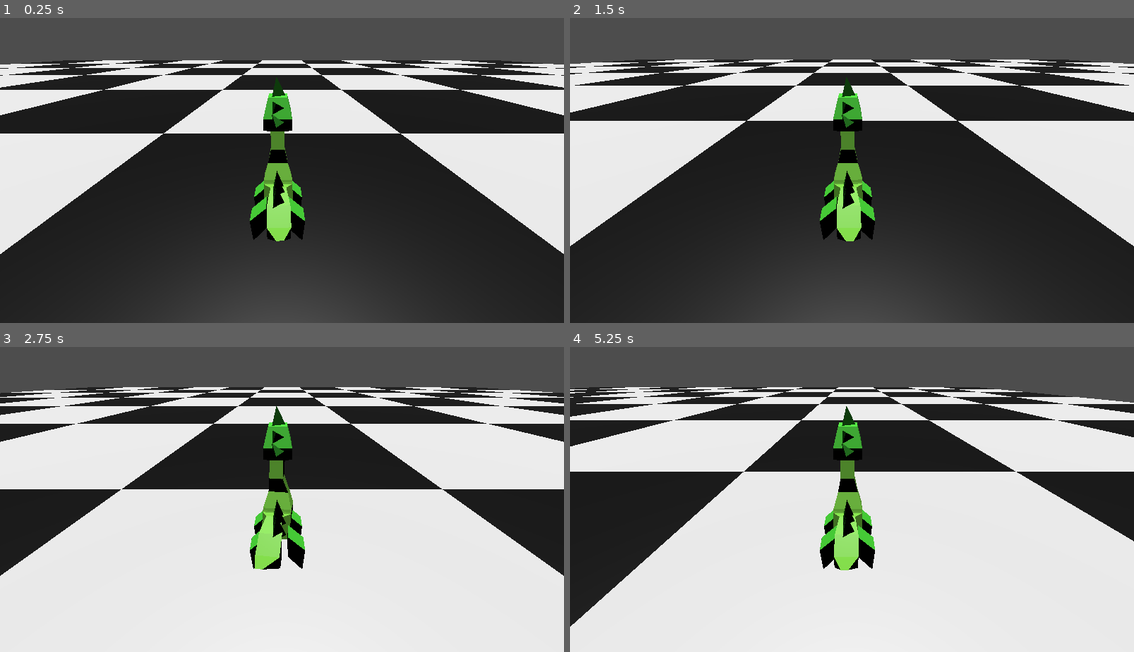
Above: before the commit, frames 1-4 (two rows, left to right).
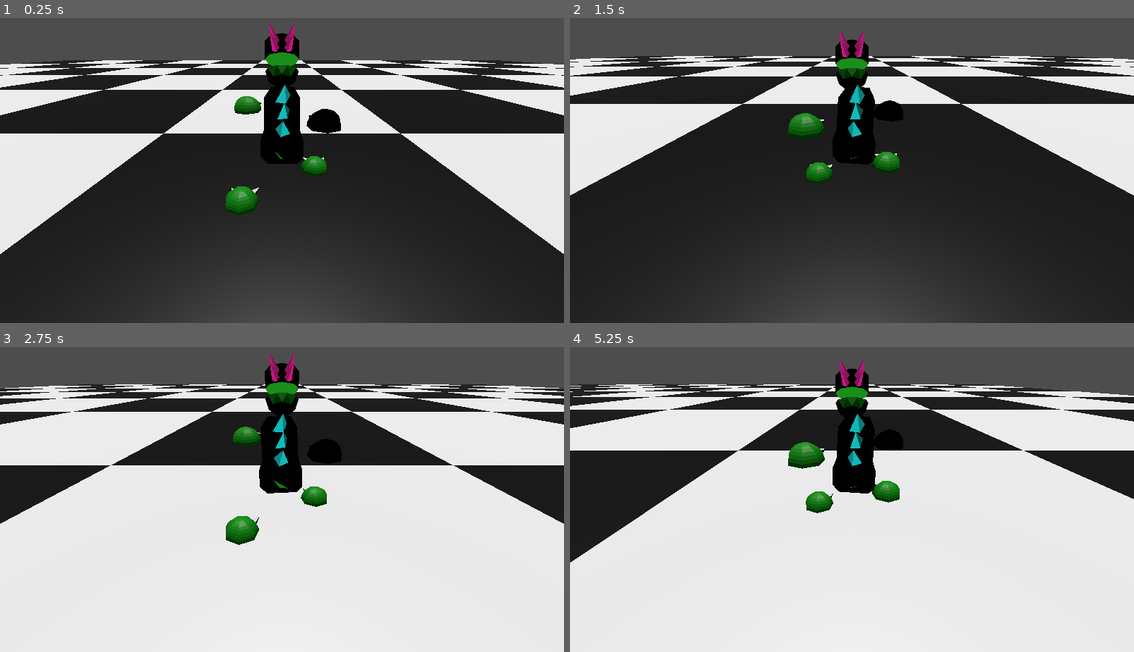
Above: after the commit, the same moments.

Repository: bazylevnik0/dinokid
Game: Godot game, scene res://land.tscn
The game is run twice, just before and just after one commit, with the same random seed, the same clock (stepped at 60 frames per second) and the same inputs.
Inputs:
- Up to frame 1 (0.25 s): no input
- Up to frame 2 (1.5 s): hold Right (move_right) 0.53-1.28 s; tap Z (key_a) at 0.6 s; tap Space (jump) at 0.77 s; hold Down (move_backward) from 1.28 s (still down); tap X (key_b) at 1.35 s
- Up to frame 3 (2.75 s): tap Space (jump) at 1.52 s; release Down (move_backward) at 2.03 s; hold Right (move_right) from 2.03 s (still down); tap Z (key_a) at 2.1 s
- Up to frame 4 (5.25 s): release Right (move_right) at 2.78 s; hold Up (move_forward) 2.78-3.53 s; tap X (key_b) at 2.85, 4.35 s; tap Space (jump) at 3.02, 3.77, 4.52 s; hold Left (move_left) 3.53-5.03 s; tap Z (key_a) at 3.6, 5.1 s; hold Down (move_backward) from 5.03 s (still down)

The runs differ from the first frame. In frame 1, 5.5% of the frame differs, in the area x 40-61%, y 1-74%; in frame 2, 23%; in frame 3, 25%, in the area x 0-100%, y 1-76%; in frame 4, 25%.

Commit message:
new model with walk animation

Diff:
--- a/Player.gd
+++ b/Player.gd
@@ -22,6 +22,7 @@
 		rotation.y += PI/2
 
 	if Input.is_action_pressed("move_backward"):
+		$Model/AnimationPlayer.play("Animation")
 		target_speed -= 0.1;
 		if target_speed <= max_speed_backward :
 			target_speed = max_speed_backward;
@@ -30,6 +31,7 @@
 		target_speed = 0
 
 	if Input.is_action_pressed("move_forward"):
+		$Model/AnimationPlayer.play("Animation")
 		target_speed += 0.1;
 		if target_speed >= max_speed_forward :
 			target_speed = max_speed_forward
--- a/dino.tscn
+++ b/dino.tscn
@@ -4,7 +4,7 @@
 [ext_resource type="Script" path="res://Player.gd" id="1_igx1c"]
 
 [sub_resource type="BoxShape3D" id="BoxShape3D_eftsy"]
-size = Vector3(1, 10, 5)
+size = Vector3(5, 10, 5)
 
 [node name="Dino" type="Node3D"]
 
@@ -15,7 +15,8 @@
 transform = Transform3D(-3.78552e-08, -0.5, 0.866025, -2.18557e-08, 0.866025, 0.5, -1, 1.95399e-14, -4.37114e-08, 11.6303, 8.95775, 0)
 
 [node name="CollisionShape3D" type="CollisionShape3D" parent="Player"]
-transform = Transform3D(1, 0, 0, 0, 0.999996, 0.00293215, 0, -0.00293215, 0.999996, 0, 2.75, 0)
+transform = Transform3D(1, 0, 0, 0, 0.999996, 0.00293215, 0, -0.00293215, 0.999996, 0, 5.59439, 0)
 shape = SubResource("BoxShape3D_eftsy")
 
 [node name="Model" parent="Player" instance=ExtResource("1_abwe3")]
+transform = Transform3D(-1, 0, -8.74228e-08, 0, 1, 0, 8.74228e-08, 0, -1, 0, 8.96022, 0)
Binary file changed: dino.glb
Not shown, changed: dino.blend
Not shown, changed: dino.blend1
